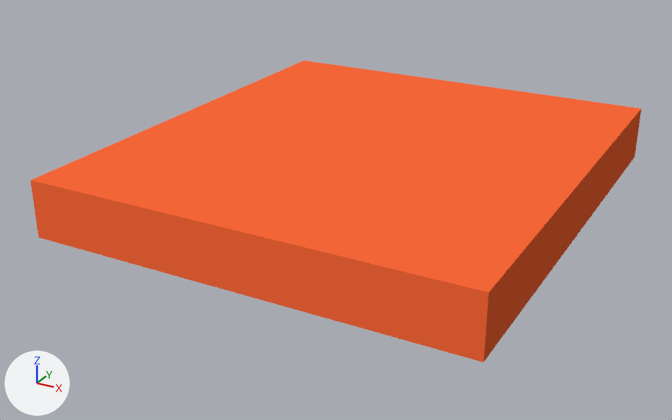
An edit to the glTF model data/tileset/b07.glb, drawn before and after from the same camera.
One viewpoint serves both versions: a camera (50 mm lens) standing at (147.7, -129.0, 76.7) and looking at (61.3, 27.9, -1.8). Lighting does not change. The marker at lower left points along +X, +Y and +Z. The picture after the commit comes second. Vertices at exactly the same position are counted once.

The first picture shows 'shell'.
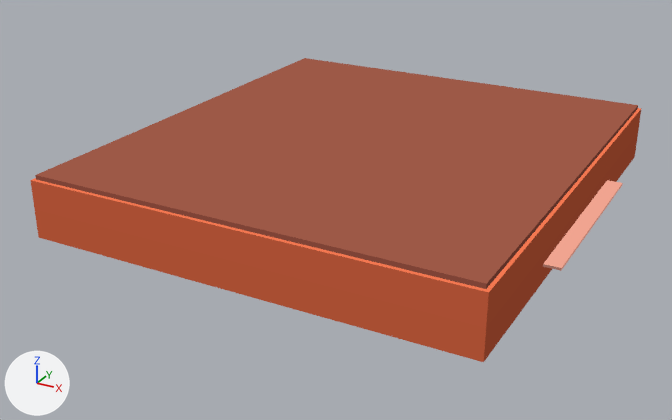
Where the change shows, as pixel boxes (x1, y1, x2, y2) in the pictures (672 x 420 px):
'shell', reshaped: before (30, 61, 641, 362); after (30, 58, 641, 362)
part 1 of me_mesh_0, added: after (35, 58, 638, 289)
part 2 of me_mesh_0, built on: (30, 110, 641, 362) in both
part 3 of me_mesh_0, recoloured: before (32, 61, 641, 292); after (32, 108, 641, 292)

Patch to the scene script:
```diff
--- a/data/tileset/b07.glb.py
+++ b/data/tileset/b07.glb.py
@@ me_mesh_0 @@
 # used by ob_shell; location = (0.0, 0.0, 0.0)
-me_mesh_0.from_pydata(...)  # 8 vertices, 10 faces; spans x 20.0..110.0, y -15.0..85.0, z 0.2..12.0
+me_mesh_0.from_pydata(...)  # 28 vertices, 38 faces; spans x 20.0..113.2, y -15.0..85.0, z 0.2..12.9
+# me_mesh_0 part 1: the loose piece of 8 vertices spanning x 20.0..110.0, y -15.0..85.0, z 0.2..12.0 is copied, and the copy is scaled about its middle by (0.985, 0.985, 0.0805), then moved by (0.0, 0.0, 6.3); it spans x 20.7..109.3, y -14.3..84.2, z 11.9..12.9
+# me_mesh_0 part 2
+# 8 faces are deleted
+# 12 vertices are added at x 20.0..113.2, y -15.0..85.0, z 3.6..6.1
+# 26 new faces join them
+# me_mesh_0 part 3: 2 kept faces spanning x 20.0..110.0, y -15.0..85.0, z 12.0 get new vertex colours; the middle colour goes from orange #f26537 to orange #f47851
 me_mesh_0.materials.append(mat_shell_unlit)
```
